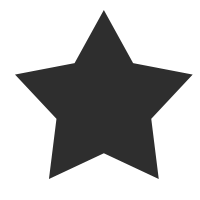
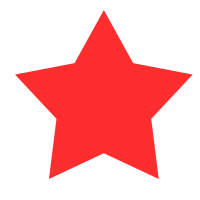
Layers edited between the first and the second 200px x 200px image:
added layer "On copy" (82%) above "On" over [15, 10, 193, 179]
hid "On", painted on it, masked it over [15, 10, 193, 179]
